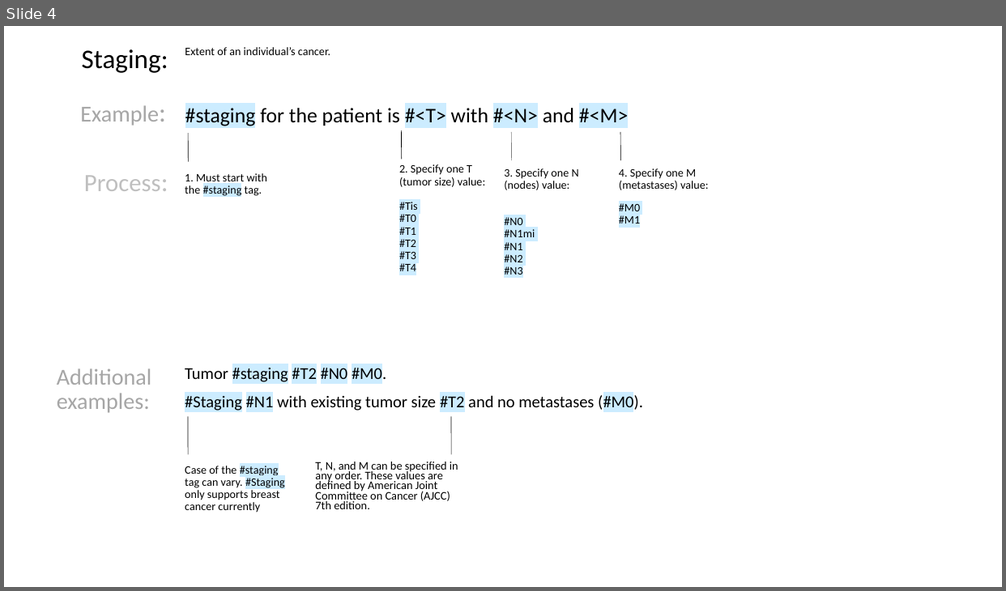
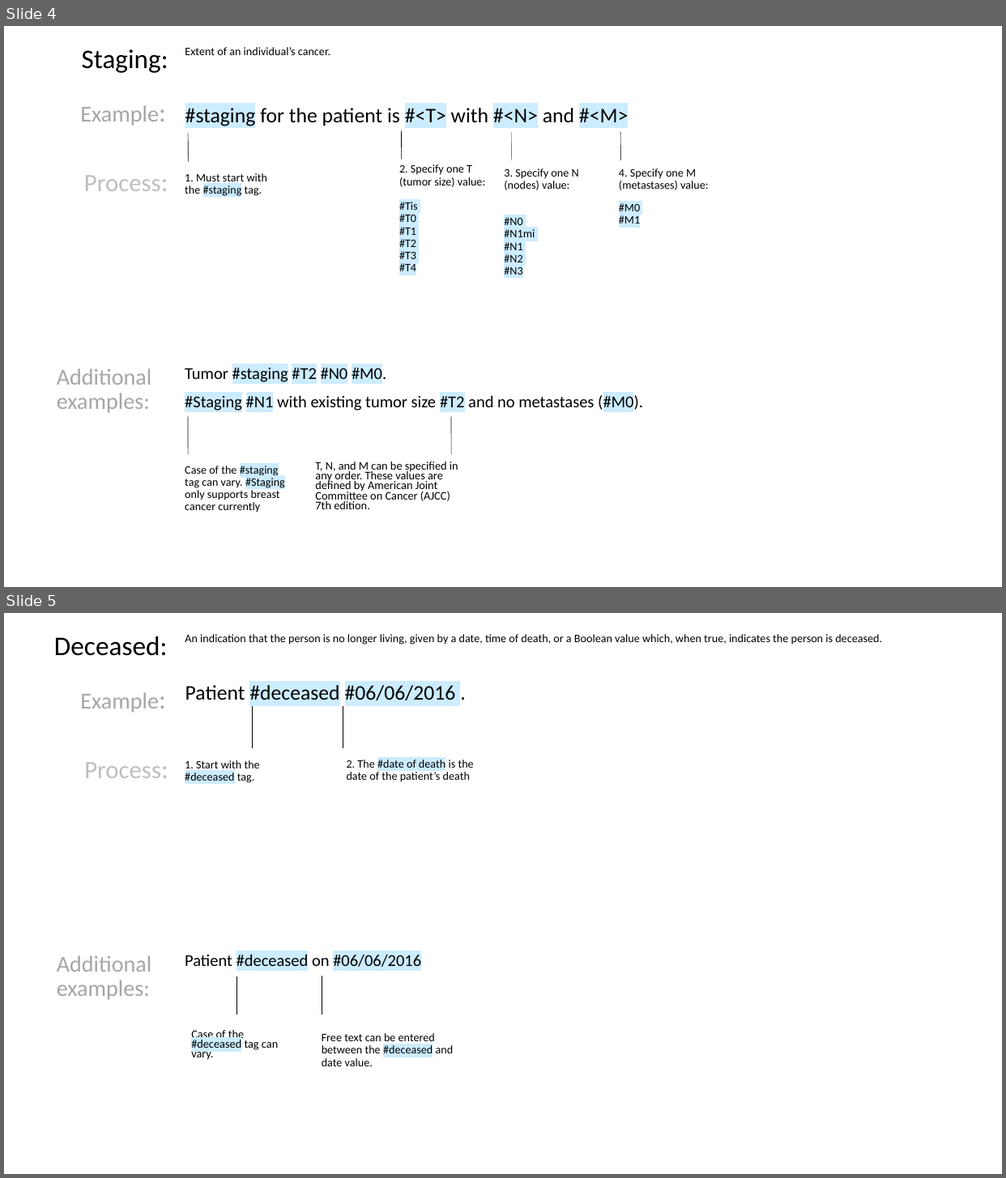
Before and after one commit to FluxNotes/flux, a slide deck: docs/Structured Phrase Format Descriptions.pptx. Shown one above the other, each under a label of ours: slide 4 before the commit, slides 4 and 5 after it. The pictures are 1006x591 and 1006x1178 pixels, drawn with LibreOffice and Linux fonts; fonts in the diff are those of the drawing. Boxes give left, top, right and bottom in pixels: in the first picture for what was removed or moved away, otherwise in the second. Text is boxed around its words. In the diff, an @@ line names an element or a change of style, - is before the commit and + after.

Commit message:
Updated PowerPoint with deceased format description. Added deceasedSheet.pdf to public folder. Link in deceased form now links to the deceasedSheet

```diff
--- a/docs/Structured Phrase Format Descriptions.pptx
+++ b/docs/Structured Phrase Format Descriptions.pptx
@@ slide 5 added at [4, 613, 1002, 1174], background #FFFFFF @@
@@ text added at [54, 636, 168, 656], 26 pt, text #000000 @@
+Deceased:
@@ text added at [185, 634, 882, 645], 11 pt, text #000000 @@
+An indication that the person is no longer living, given by a date, time of death, or a Boolean value which, when true, indicates the person is deceased.
@@ text added at [185, 685, 456, 700], 20 pt, text #000000 @@
+Patient #deceased #06/06/2016 .
@@ text added at [80, 692, 159, 713], 22 pt, text #A6A6A6 @@
+Example:
@@ line added from (252, 748) to (252, 707), #000000 0.5 pt @@
@@ line added from (343, 748) to (343, 707), #000000 0.5 pt @@
@@ text added at [84, 762, 161, 778], 24.1 pt, text #BFBFBF @@
+Process:
@@ text added at [185, 760, 260, 783], 11 pt, text #000000 @@
+1. Start with the #deceased tag.
@@ text added at [347, 760, 474, 782], 11 pt, text #000000 @@
+2. The #date of death is the date of the patient’s death
@@ text added at [185, 952, 421, 971], 16 pt, text #000000 @@
+Patient #deceased on #06/06/2016
@@ text added at [57, 956, 152, 1000], 22 pt, text #A6A6A6 @@
+Additional examples:
@@ line added from (236, 1015) to (236, 977), #000000 0.5 pt @@
@@ line added from (322, 1015) to (322, 976), #000000 0.5 pt @@
@@ text added at [191, 1029, 278, 1062], 11.2 pt, text #000000 @@
+Case of the #deceased tag can vary.
@@ text added at [322, 1033, 454, 1067], 11 pt, text #000000 @@
+Free text can be entered between the #deceased and date value.
```
Also in this commit, not shown: 1 slide removed, 2 other files.
